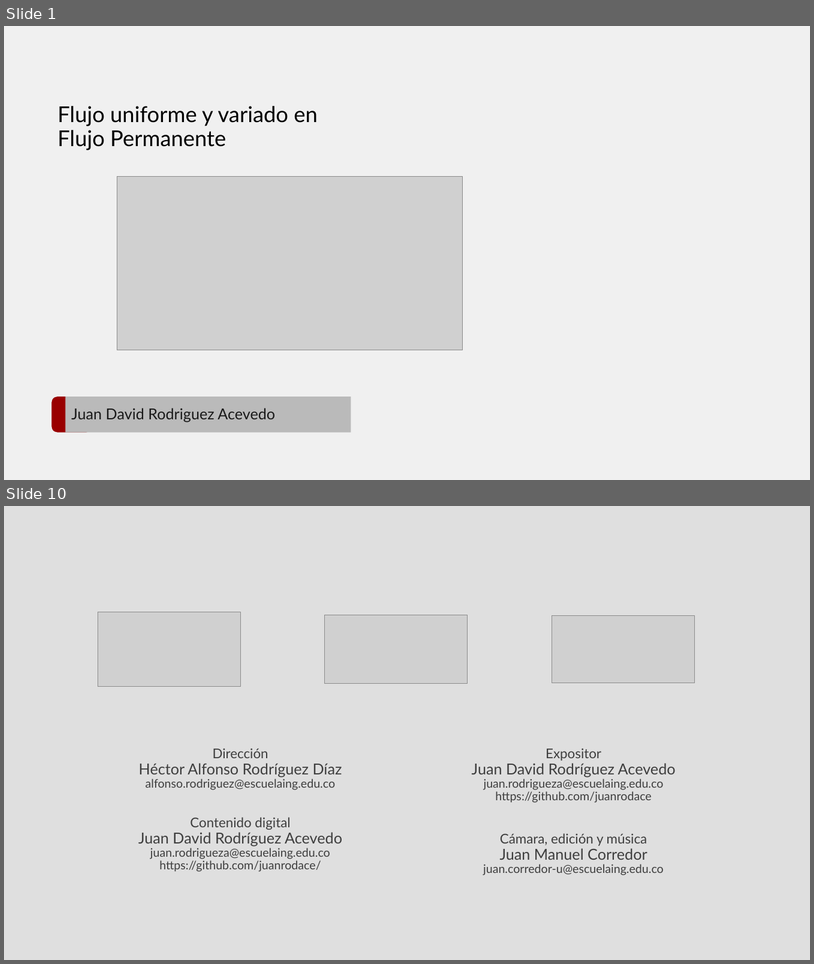
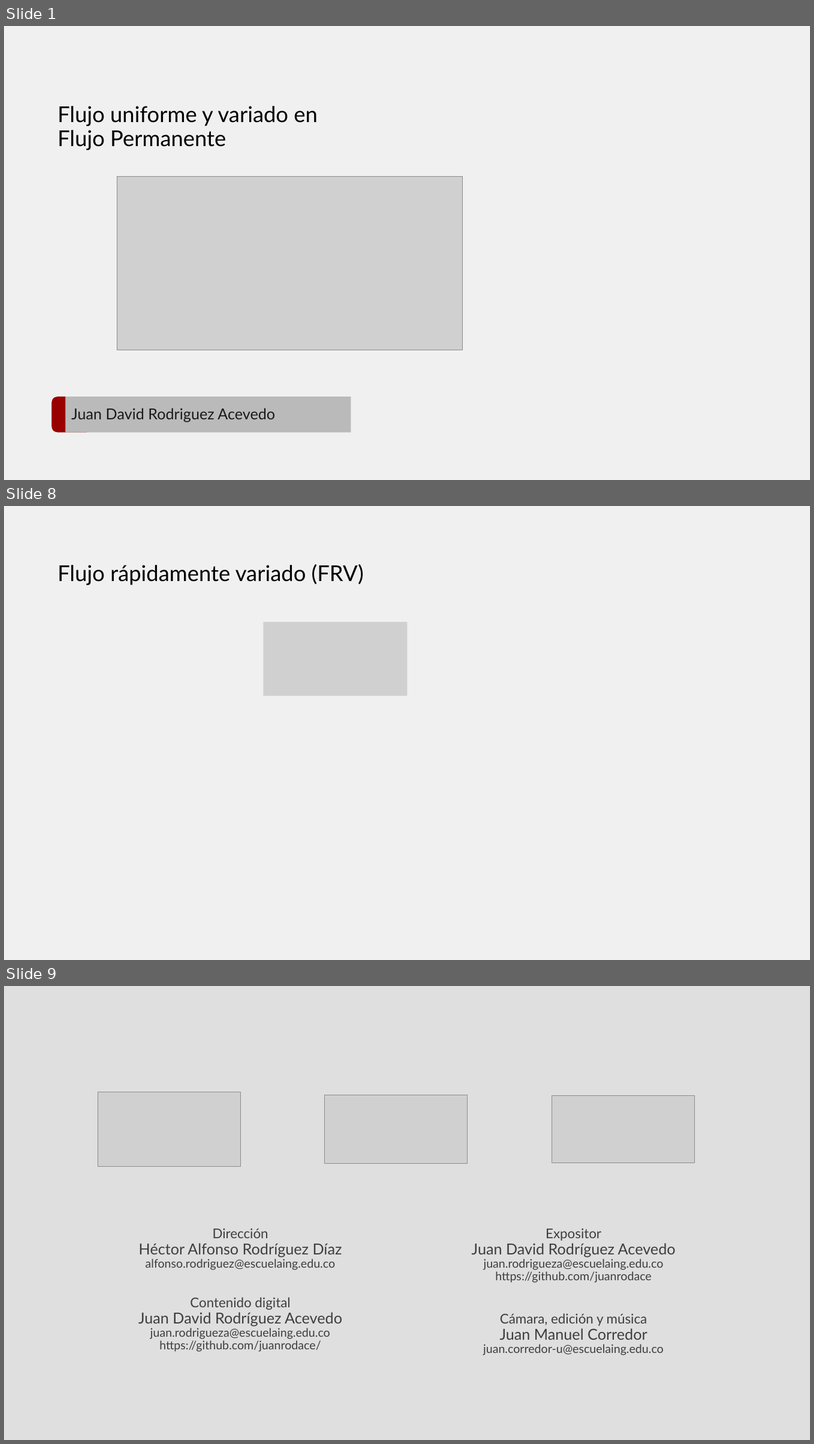
Before and after one commit to juanrodace/J.HRAS, a slide deck: Section01/VariedFlow/HRAS.S1.VF.pptx. Shown one above the other, each under a label of ours: slides 1 and 10 before the commit, slides 1, 8 and 9 after it; the slides between them are not shown. The pictures are 814x964 and 814x1444 pixels, drawn with LibreOffice and Linux fonts; fonts in the diff are those of the drawing; grey boxes stand for pictures; background and template pictures are left out. Boxes give left, top, right and bottom in pixels: in the first picture for what was removed or moved away, otherwise in the second. Text is boxed around its words. In the diff, an @@ line names an element or a change of style, - is before the commit and + after.

```diff
--- a/Section01/VariedFlow/HRAS.S1.VF.pptx
+++ b/Section01/VariedFlow/HRAS.S1.VF.pptx
@@ slide 8 added at bbox=[4, 506, 810, 960], background #F0F0F0 @@
@@ title added at bbox=[57, 564, 364, 585], 26 pt, text #000000 @@
+Flujo rápidamente variado (FRV)
@@ picture added at bbox=[264, 622, 408, 696] @@
@@ what was slide 10 is now slide 9 @@
```
Also in this commit, not shown: 2 slides changed, 4 other slides added, 6 slides removed.
